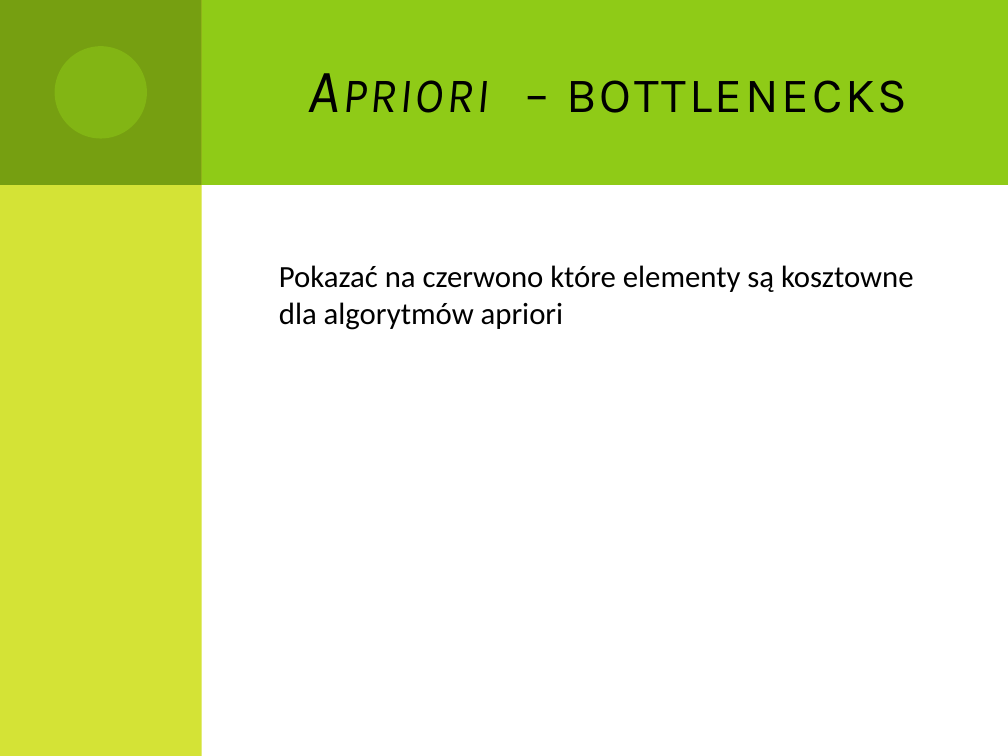
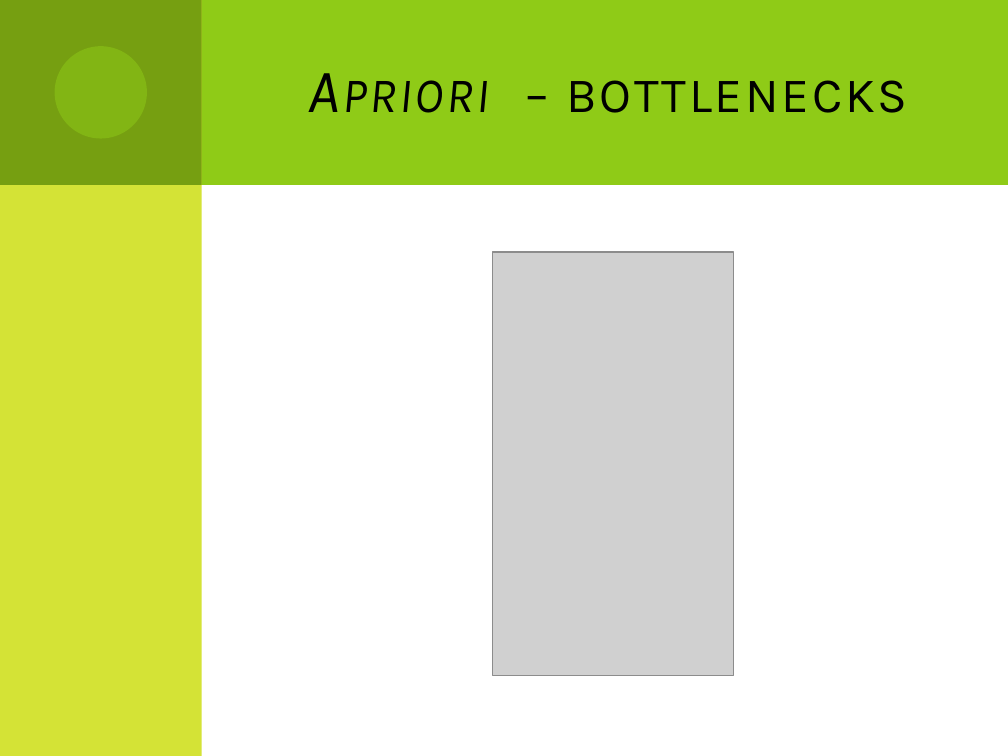
Before and after one commit to Dzess/DMARF, a slide deck: slide 14 of presentation/GPGPU_in_data_minig.pptx (slide 9 before the commit). Drawn at 1008x756 pixels with LibreOffice and Linux fonts; fonts in the diff are those of the drawing; grey boxes stand for pictures. Boxes give left, top, right and bottom in pixels: in the first picture for what was removed or moved away, otherwise in the second. Text is boxed around its words. In the diff, an @@ line names an element or a change of style, - is before the commit and + after.

```diff
--- a/presentation/GPGPU_in_data_minig.pptx
+++ b/presentation/GPGPU_in_data_minig.pptx
@@ text removed at [279,265,914,330] @@
-Pokazać na czerwono które elementy są kosztowne dla algorytmów apriori
@@ picture added at [493,252,734,675] @@
```
Also in this commit, not shown: 4 other slides changed, 7 slides added, 1 slide removed.
